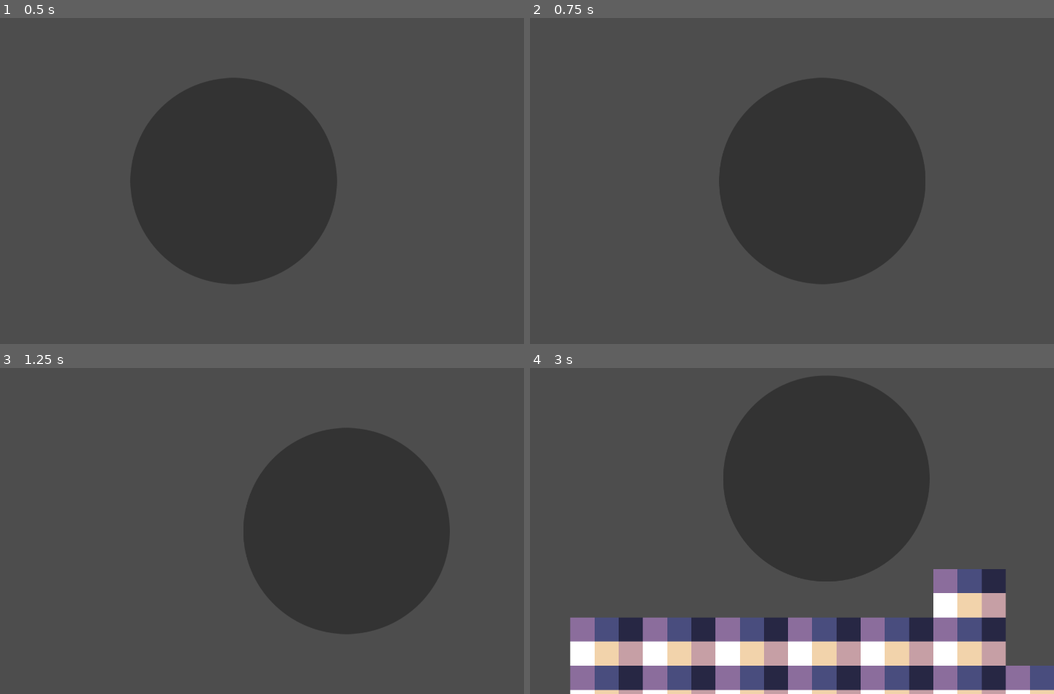
Above: before the commit, frames 1-4 (two rows, left to right).
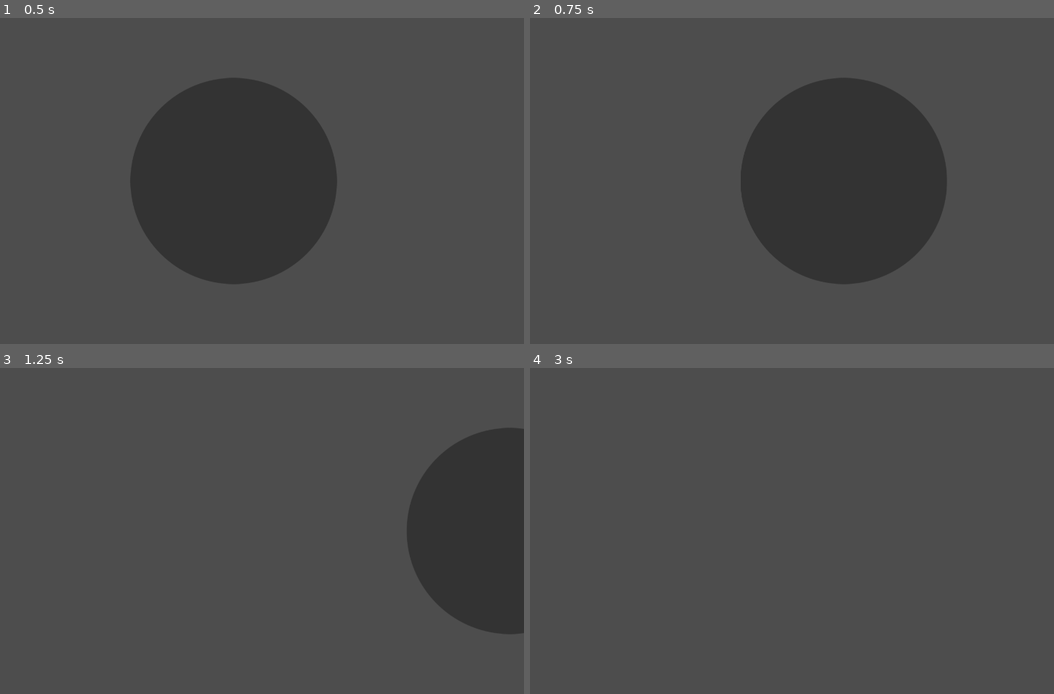
Above: after the commit, the same moments.

Repository: PaxtonSage/miningGame
Game: Godot game, scene res://scenes/main.tscn
Two runs of this game, one before a commit and one after it. Both use one fixed random seed, a clock stepped at 60 frames per second and the inputs below.
Inputs:
- Up to frame 1 (0.5 s): no input
- Up to frame 2 (0.75 s): tap Enter at 0.5 s; hold D (right) from 0.53 s (still down)
- Up to frame 3 (1.25 s): keep holding D (right)
- Up to frame 4 (3 s): release D (right) at 1.28 s; hold S (down) 1.28-2.03 s; hold D (right) 2.03-2.78 s; hold W (up) from 2.78 s (still down)

Frame 1 is identical in both runs. In frame 2, 4.9% of the frame differs, in the area x 36-80%, y 18-82%; in frame 3, 26%; in frame 4, 42%, in the area x 7-100%, y 2-100%.

Commit message:
Update camera_2d.gd

Diff:
--- a/scenes/camera_2d.gd
+++ b/scenes/camera_2d.gd
@@ -2,4 +2,4 @@
 
 
 func _process(delta: float) -> void:
-	position = position - (position - $"../manh".position)/20
+	position = position - (position - $"../manh".position)/1000
